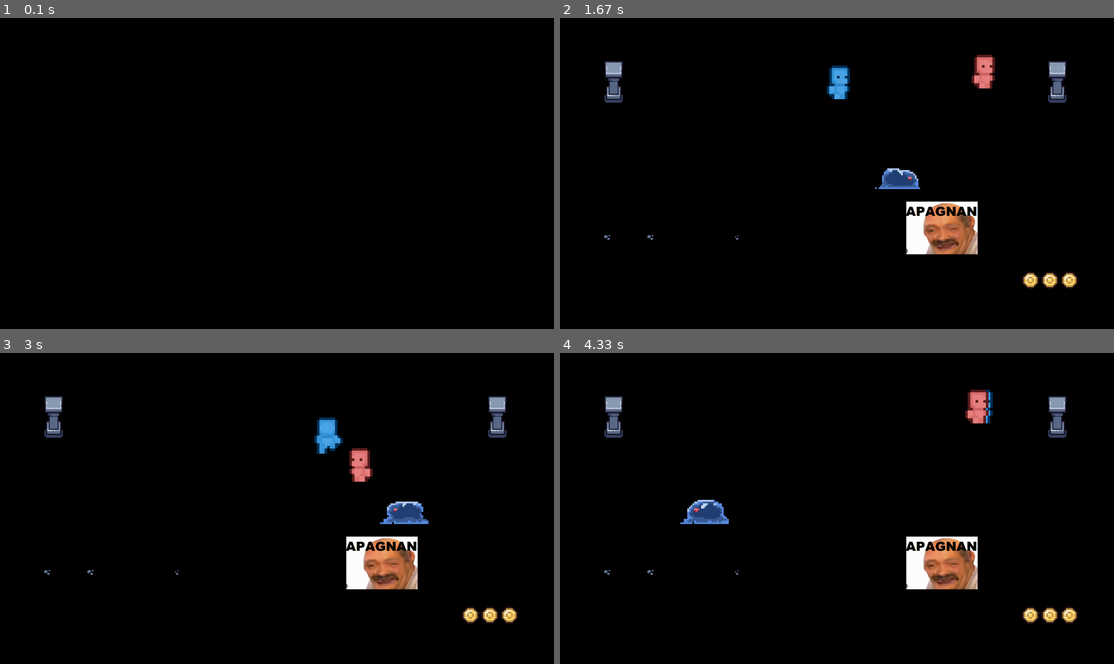
Above: before the commit, frames 1-4 (two rows, left to right).
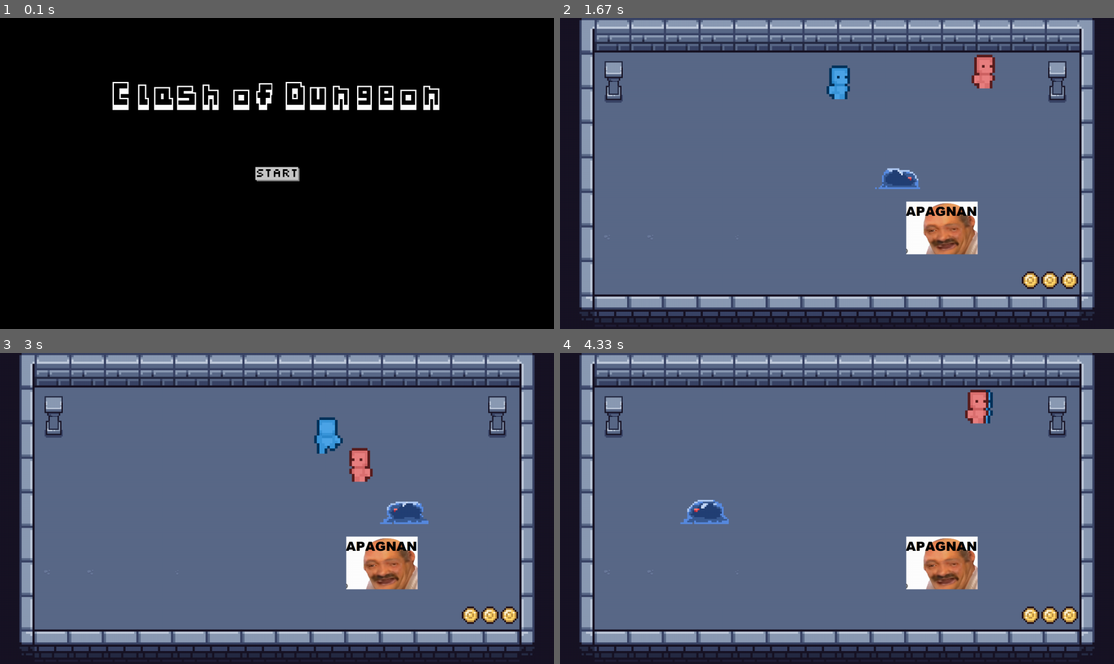
Above: after the commit, the same moments.

Repository: Tropiw/ProjetNSI
Game: pygame game, started from main.py
The game is run twice, just before and just after one commit, with the same random seed, the same clock (stepped at 60 frames per second) and the same inputs.
Inputs (mouse positions are in pixels of both pictures, inside the frame that each line leads up to):
- Up to frame 1 (0.1 s): no input
- Up to frame 2 (1.67 s): click (837, 173) at 0.38 s; hold Right 0.67-1.13 s; move the mouse to (814, 185) at 0.7 s; hold Up 1.17-1.47 s; tap Z at 1.23, 1.57 s; hold Right from 1.5 s (still down); hold D from 1.5 s (still down)
- Up to frame 3 (3 s): tap Z at 1.87, 2.07, 2.37, 2.63, 2.97 s; release Right at 1.97 s; release D at 1.97 s; hold Left 2-2.53 s; hold Down 2.57-2.87 s; hold S 2.57-2.87 s; hold Left from 2.9 s (still down)
- Up to frame 4 (4.33 s): tap Z at 3.27, 3.4, 3.8, 4.1 s; release Left at 3.3 s; hold Up 3.33-3.7 s; hold Right from 3.73 s (still down); hold D from 3.73 s (still down)

The runs differ from the first frame. In frame 1, 2.2% of the frame differs, in the area x 20-80%, y 20-53%; in frame 2, 96%; in frame 3, 95%; in frame 4, 96%, in the area x 0-100%, y 0-100%.

Commit message:
menu qui marche

Diff:
--- a/main.py
+++ b/main.py
@@ -9,27 +9,21 @@
     def __init__(self, fps=60, width=1280, height=720):
         pygame.init()
         self.tile_set = image.tile('Graphic\Dungeon Gathering - map asset (light)\Set 1.1.png')
-        for i in range(15):
-            for j in range(7):
-                self.tile_set.load(i,j)
-
         self.screen = pygame.display.set_mode((width, height))
         print(self.screen)
-        self.screen_debug = pygame.Surface((1280,720))
         self.clock = pygame.time.Clock()
         self.clock.tick(fps)
         self.running = True
         self.objects = []  # Liste pour stocker les objets à dessiner
         self.main_menu = menu.menu()
-        self.collision = self.main_menu.render_main_menu(self.screen)
         self.mouse_pos = (0,0)
         self.mode = 2
+        self.donjon = map_module.Dongeon(self.screen,width,height)
+        self.screen_debug = self.donjon.dico_map["map_debug"]
 
     def start(self):
         title = menu.menu()
         while self.running: # Code de boucle principale
-            donjon = map_module.Dongeon(self.screen)
-            donjon.map1()
             while self.mode == 1:
                 self.handle_events()
                 self.clock.tick(90)  # Temps écoulé entre chaque itération de la boucle est contrôlé, ce qui maintient la vitesse du jeu constante
@@ -42,6 +36,8 @@
                 self.handle_events()
                 if self.main_menu.in_rect(self.mouse_pos,self.collision):
                     self.mode = 1
+                pygame.display.flip()
+
         pygame.quit()
 
     def handle_events(self):          # Le jeu s'arrête quand on clique sur fermer
--- a/map_module.py
+++ b/map_module.py
@@ -2,26 +2,30 @@
 import Imagesetter as image
 
 class Dongeon:
-    def __init__(self, screen_debug):
+    def __init__(self, screen_debug,width,height):
         self.tile_set = image.tile(r'Graphic\Dungeon Gathering - map asset (light)\Set 1.1.png')
         self.tile_structure = image.tile(r'Graphic\Dungeon Gathering - map asset (light)\Structure.png',0,0)
         for i in range(15):
             for j in range(7):
                 self.tile_set.load(i,j)
-        self.screen_debug = screen_debug
+        self.screen = screen_debug
+        self.dico_map = {}
+        self.dico_map["map_debug"] = self.map1(width,height)
 
-    def map1(self):
-        self.tile_set.blit_tile(self.screen_debug,(5,5),(0,0))
-        self.tile_set.blit_tile(self.screen_debug,(6,5),(1200,0))
-        self.tile_set.blit_tile(self.screen_debug,(6,6),(1200,640))
-        self.tile_set.blit_tile(self.screen_debug,(5,6),(0,640)) #Les coins
+    def map1(self,width,height):
+        screen = pygame.surface.Surface((width, height))
+        self.tile_set.blit_tile(screen,(5,5),(0,0))
+        self.tile_set.blit_tile(screen,(6,5),(1200,0))
+        self.tile_set.blit_tile(screen,(6,6),(1200,640))
+        self.tile_set.blit_tile(screen,(5,6),(0,640)) #Les coins
         for i in range(14):
-            self.tile_set.blit_tile(self.screen_debug,(3,6),((i+1)*80,0))
-            self.tile_set.blit_tile(self.screen_debug,(3,4),((i+1)*80,640)) # Les bord en haut et en bas
+            self.tile_set.blit_tile(screen,(3,6),((i+1)*80,0))
+            self.tile_set.blit_tile(screen,(3,4),((i+1)*80,640)) # Les bord en haut et en bas
             for j in range(7):
-                self.tile_set.blit_tile(self.screen_debug,(4,5),(0,(j+1)*80))
-                self.tile_set.blit_tile(self.screen_debug,(2,5),(1200,(j+1)*80)) #Les bord sur les cotés
-                self.tile_set.blit_tile(self.screen_debug,(12,4),((i+1)*80,(j+1)*80)) #Le milieux
+                self.tile_set.blit_tile(screen,(4,5),(0,(j+1)*80))
+                self.tile_set.blit_tile(screen,(2,5),(1200,(j+1)*80)) #Les bord sur les cotés
+                self.tile_set.blit_tile(screen,(12,4),((i+1)*80,(j+1)*80)) #Le milieux
+        return screen
 
     def map2(self):
         self.tile_set.blit_tile(self.screen_debug,(5,5),(0,0))
--- a/menu.py
+++ b/menu.py
@@ -8,6 +8,7 @@
         pass          #si on trouve un truc a mettre la dedans ca peut etre bien en vrai
 
     def render_main_menu(self,screen):
+        screen.fill("black")
         titre = menu.FONT_TITLE.render("Clash  of  Dungeon",True, (255,255,255))    #le texte du titre
         w, h = titre.get_size()                                             #pour le placement
         screen.blit(titre,(640-(w/2),180-(h/2)))                            #le titre sur l'ecran
--- a/menu_sandbox.py
+++ b/menu_sandbox.py
@@ -1,16 +1,32 @@
 import pygame
 import menu
 
+
+import pygame
+import Imagesetter as image
+import menu as menu
+import personnage as perso
+import map_module as map_module
+import sys
+
+pygame.init()
+tile_set = image.tile('Graphic\Dungeon Gathering - map asset (light)\Set 1.1.png')
+screen = pygame.display.set_mode((1280,720))
+clock = pygame.time.Clock()
+clock.tick(90)
+running = True
+objects = []  # Liste pour stocker les objets à dessiner
+main_menu = menu.menu()
+mouse_pos = (0,0)
+mode = 2
+donjon = map_module.Dongeon(screen,1280,720)
+screen_debug = donjon.dico_map["map_debug"]
 # pygame setup
 pygame.init()
-screen = pygame.display.set_mode((1280, 720))
-clock = pygame.time.Clock()
-running = True
 
-screen.fill("black")
-pomme = menu.menu()
-collistion = pomme.render_main_menu(screen)
-mouse_pos = (0,0)
+
+
+
 
 while running:
     # poll for events
@@ -18,15 +34,9 @@
     for event in pygame.event.get():
             if event.type == pygame.QUIT:
                 running = False
-
-            elif event.type == pygame.MOUSEBUTTONDOWN:  # Vérifie si un clic de souris a eu lieu
-                if event.button == 1:  # Vérifie si le clic était le bouton gauche de la souris
-                    # Obtient les coordonnées du clic
-                    mouse_pos = pygame.mouse.get_pos()
-
+    screen.blit(screen_debug,(0,0))
 
     # fill the screen with a color to wipe away anything from last frame
-    print(pomme.in_rect(mouse_pos,collistion))
     # RENDER YOUR GAME HERE
 
     # flip() the display to put your work on screen
